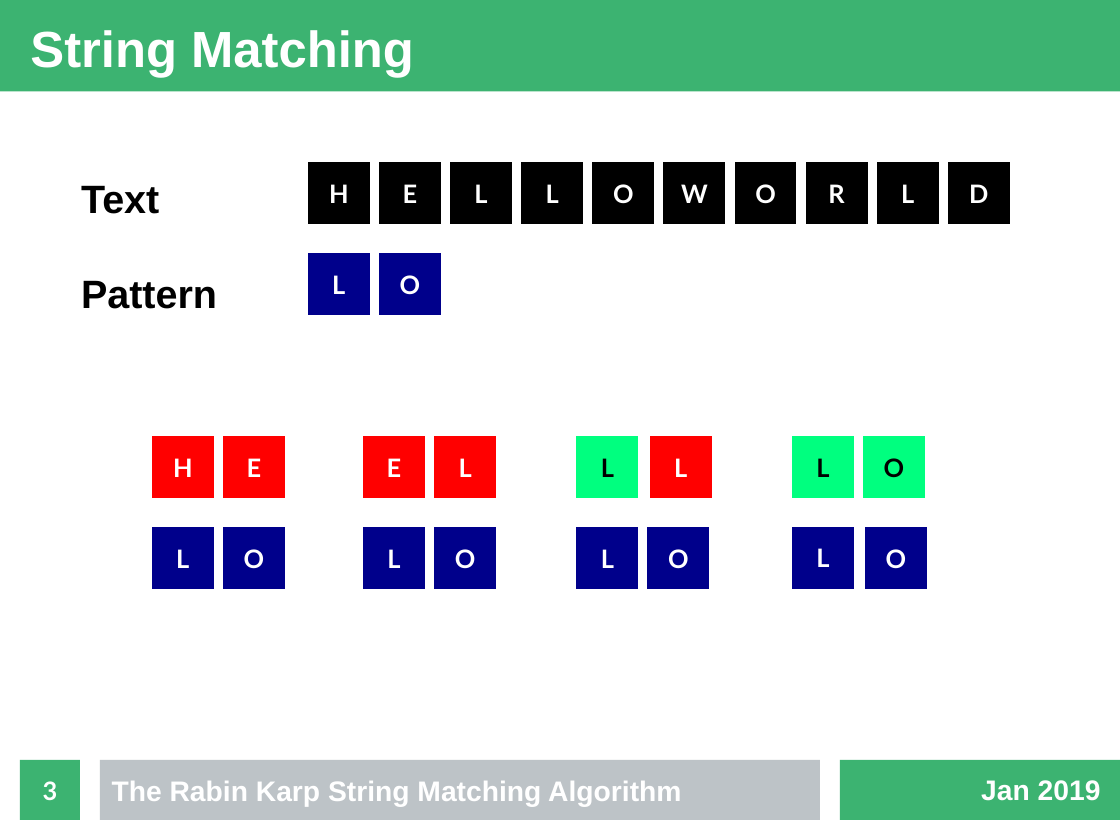
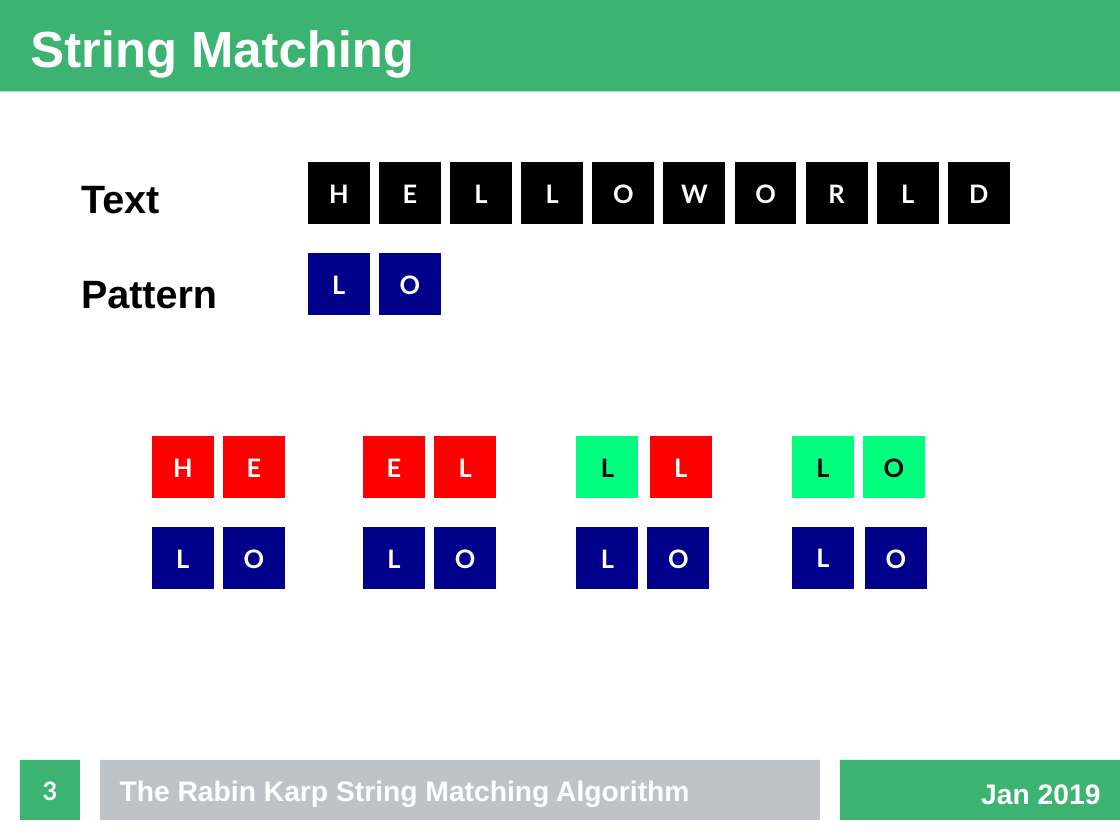
Before and after one commit to fennecinspace/Rabin-Karp, a slide deck: slide 3 of presentation/presentation.odp. Drawn at 1120x840 pixels with LibreOffice and Linux fonts; fonts in the diff are those of the drawing. Boxes give left, top, right and bottom in pixels: in the first picture for what was removed or moved away, otherwise in the second. Text is boxed around its words. In the diff, an @@ line names an element or a change of style, - is before the commit and + after.

```diff
--- a/presentation/presentation.odp
+++ b/presentation/presentation.odp
@@ text "The Rabin Karp String Matching ...": place and size @@
-text "The Rabin Karp String Matching ..." at (112, 781, 681, 807)
+text "The Rabin Karp String Matching ..." at (120, 781, 689, 807)
@@ text "Jan 2019": place and size @@
-text "Jan 2019" at (981, 780, 1101, 801)
+text "Jan 2019" at (981, 784, 1101, 805)
```
Also in this commit, not shown: 4 other slides changed, 6 slides added, 3 other files.
